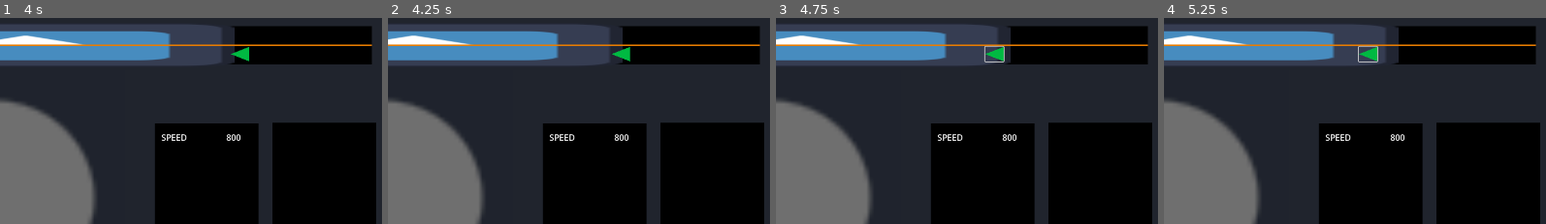
Above: before the commit, frames 1-4 (left to right).
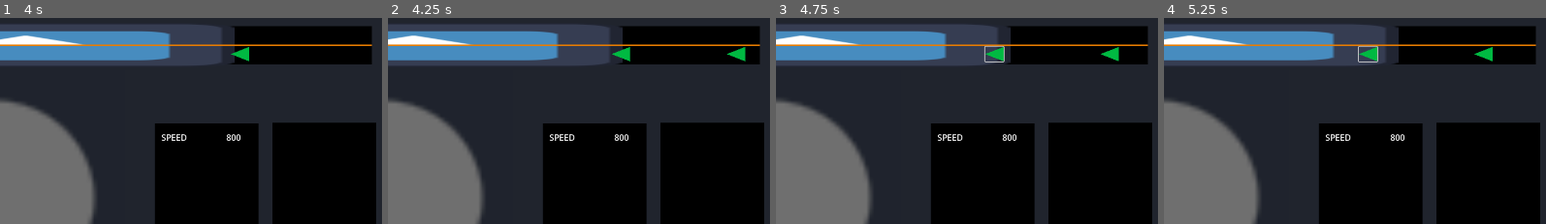
Above: after the commit, the same moments.

Repository: Altered-Dimension-Studios/brackeys-game-jam
Game: Godot game, scene res://managers/game_manager.tscn
Same seed, same stepped clock (60 frames per second), same inputs: the game is played once before the commit and once after it. The engine's default icon, where the game draws it, is replaced by a stand-in: a white triangle on a blue panel in a dark square.
Inputs (mouse positions are % of the whole screen's width and height, from its top left):
- Up to frame 1 (4 s): click "INTERCEPT" at 0.5 s; click (92, 9) at 1.25 s; click "INTERCEPT" at 2 s; click (86, 9) at 2.75 s; click "INTERCEPT" at 3.5 s
- Up to frame 2 (4.25 s): no input
- Up to frame 3 (4.75 s): click (80, 9) at 4.27 s
- Up to frame 4 (5.25 s): tap Enter at 5 s
The pictures show only the part of the screen within x 50-100%, y 0-50%; the shares and areas given below are measured in that part.

Frame 1 is identical in both runs. In frame 2, 0.2% of the frame differs, in the area x 88-94%, y 14-22%; in frame 3, 0.2%; in frame 4, 0.2%.

Commit message:
interception movement + cooldown

Diff:
--- a/actors/airplane.gd
+++ b/actors/airplane.gd
@@ -3,6 +3,8 @@
 class_name Airplane
 
 @export var air_speed = 800 #km/h
+@export var max_air_speed = 1000
+@export var min_air_speed = 300
 @export var max_distance = 100000 #km
 @export var distance = 0
 @export var position_offset = Vector2(0, 20)
--- a/actors/interceptor.gd
+++ b/actors/interceptor.gd
@@ -2,16 +2,30 @@
 
 class_name Interceptor
 
-
+var intercept_target: Airplane
+var cruise_air_speed = 600
 
 func _ready() -> void:
 	super()
-	air_speed = 1500
+	air_speed = 1000
+	max_air_speed = 2000
+	min_air_speed = 300
 	position_offset = Vector2(0, -20)
-
 
 func _process(delta: float) -> void:
 	super(delta)
+	handle_air_speed()
+
+func handle_air_speed() -> void:
+	if intercept_target && intercept_target is not Interceptor:
+		if intercept_target.distance < self.distance:
+			air_speed = max_air_speed
+		elif intercept_target.distance > self.distance:
+			air_speed = -max_air_speed
+		else:
+			air_speed = intercept_target.air_speed
+	else:
+		air_speed = cruise_air_speed
 
 func _on_button_pressed() -> void:
 	super()
--- a/scenes/game_scene.gd
+++ b/scenes/game_scene.gd
@@ -9,6 +9,11 @@
 var airplane: Airplane
 var interceptor: Interceptor
 
+var num_airplanes = 0
+var num_interceptors = 0
+
+var can_intercept = true
+
 const MAX_DISTANCE = 20000 #km
 
 var selected_plane: Airplane
@@ -16,13 +21,9 @@
 func _ready() -> void:
 	SignalBus.plane_removed.connect(_on_plane_removed.bind())
 
-	var plane_data = PlanesDatabase.get_random_plane()
-	airplane = airplane_actor.instantiate() as Airplane
-	airplane.constructor([plane_start, plane_end], MAX_DISTANCE)
-	airplane.plane_clicked.connect(_plane_selected.bind(airplane))
-	add_child(airplane)
-
-	airplane.move_to_marker(plane_start)
+	_spawn_airplane()
+	await get_tree().create_timer(4).timeout
+	_spawn_airplane()
 
 
 func _plane_selected(plane: Airplane) -> void:
@@ -32,21 +33,45 @@
 	if selected_plane == plane:
 		selected_plane = null
 
+	if plane is Interceptor:
+		num_interceptors -= 1
+	else:
+		num_airplanes -= 1
+
+
+func _spawn_airplane() -> void:
+	var plane_data = PlanesDatabase.get_random_plane()
+	airplane = airplane_actor.instantiate() as Airplane
+	airplane.constructor([plane_start, plane_end], MAX_DISTANCE)
+	airplane.plane_clicked.connect(_plane_selected.bind(airplane))
+	add_child(airplane)
+	airplane.move_to_marker(plane_start)
+	num_airplanes += 1
+
+func _spawn_interceptor() -> void:
+	var interceptor_start_distance = remap(interceptor_start.position.x, plane_end.position.x, plane_start.position.x, 0, MAX_DISTANCE)
+
+	interceptor = interceptor_actor.instantiate() as Interceptor
+	interceptor.constructor(
+		[plane_start, plane_end],
+		MAX_DISTANCE,
+		interceptor_start_distance
+		)
+	interceptor.plane_clicked.connect(_plane_selected.bind(interceptor))
+	add_child(interceptor)
+	interceptor.move_to_marker(interceptor_start)
+
 func _on_button_intercept_pressed() -> void:
-	if selected_plane && \
-	selected_plane != Interceptor && \
+	if can_intercept && selected_plane && \
+	selected_plane is not Interceptor && \
 	selected_plane.in_interception_area:
-		var interceptor_start_distance = remap(interceptor_start.position.x, plane_end.position.x, plane_start.position.x, 0, MAX_DISTANCE)
-
-		interceptor = interceptor_actor.instantiate() as Interceptor
-		interceptor.constructor(
-			[plane_start, plane_end],
-			MAX_DISTANCE,
-			interceptor_start_distance
-			)
-		interceptor.plane_clicked.connect(_plane_selected.bind(interceptor))
-		add_child(interceptor)
-		interceptor.move_to_marker(interceptor_start)
+		if num_interceptors == 0:
+			_spawn_interceptor()
+			num_interceptors += 1
+		interceptor.intercept_target = selected_plane
+		can_intercept = false
+		$ButtonIntercept.disabled = true
+		$ButtonIntercept/CooldownTimer.start()
 
 
 func _process(delta: float) -> void:
@@ -63,3 +88,9 @@
 		$Layout/FlightDetailsPanel/SpeedValue.text = str(selected_plane.air_speed)
 	else:
 		$Layout/FlightDetailsPanel/SpeedValue.text = "- - - - -"
+
+
+
+func _on_cooldown_timer_timeout() -> void:
+	can_intercept = true
+	$ButtonIntercept.disabled = false
--- a/scenes/game_scene.tscn
+++ b/scenes/game_scene.tscn
@@ -109,3 +109,4 @@
 one_shot = true
 
 [connection signal="pressed" from="ButtonIntercept" to="." method="_on_button_intercept_pressed"]
+[connection signal="timeout" from="ButtonIntercept/CooldownTimer" to="." method="_on_cooldown_timer_timeout"]
